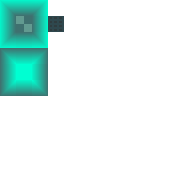
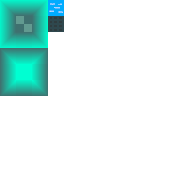
Layers edited between the first and the second 192 × 192 image:
renamed "Bakgrund" to "tileset.png", painted on it over [48, 0, 64, 16]
